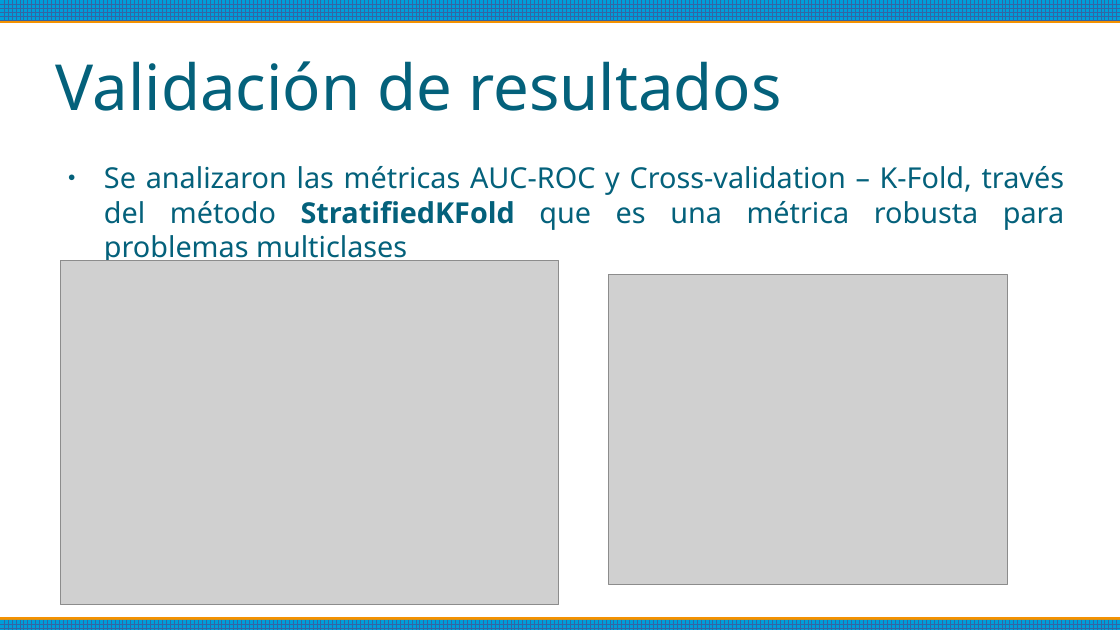
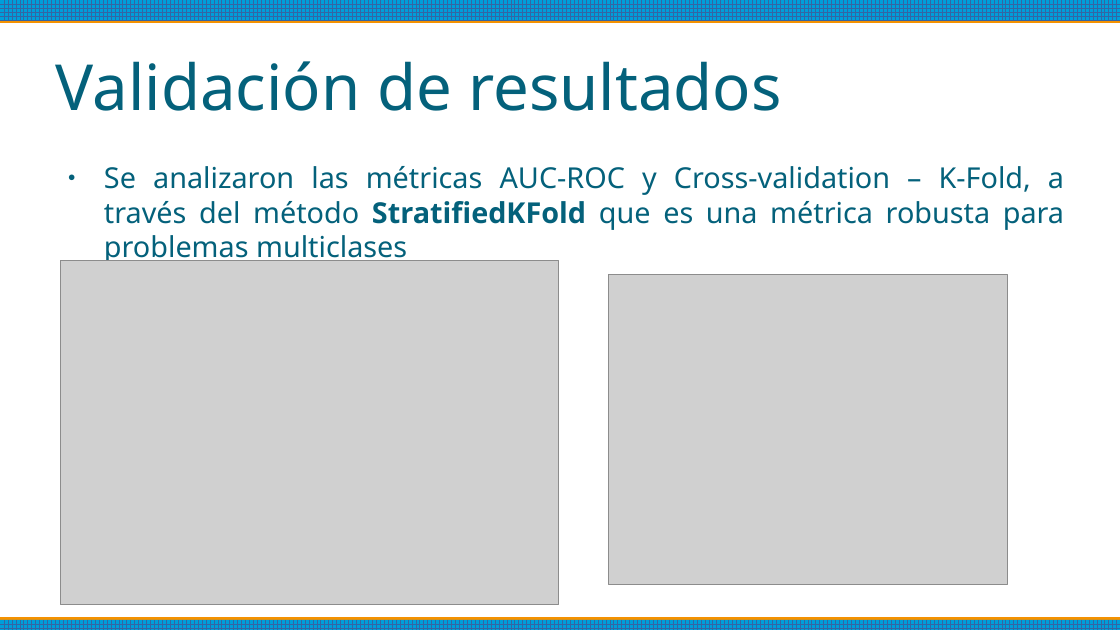
Before and after one commit to rguez4828/CURSO_CDIA, a slide deck: slide 25 of Presentacion.odp. Drawn at 1120x630 pixels with LibreOffice and Linux fonts; fonts in the diff are those of the drawing; grey boxes stand for pictures. Boxes give left, top, right and bottom in pixels: in the first picture for what was removed or moved away, otherwise in the second. Text is boxed around its words. In the diff, an @@ line names an element or a change of style, - is before the commit and + after.

```diff
--- a/Presentacion.odp
+++ b/Presentacion.odp
@@ text at (104, 166, 1064, 265): text changed @@
-● Se analizaron las métricas AUC-ROC y Cross-validation – K-Fold, través del método StratifiedKFold que es una métrica robusta para problemas multiclases
+● Se analizaron las métricas AUC-ROC y Cross-validation – K-Fold, a través del método StratifiedKFold que es una métrica robusta para problemas multiclases
```
Also in this commit, not shown: 1 other slide changed, 2 other files.
